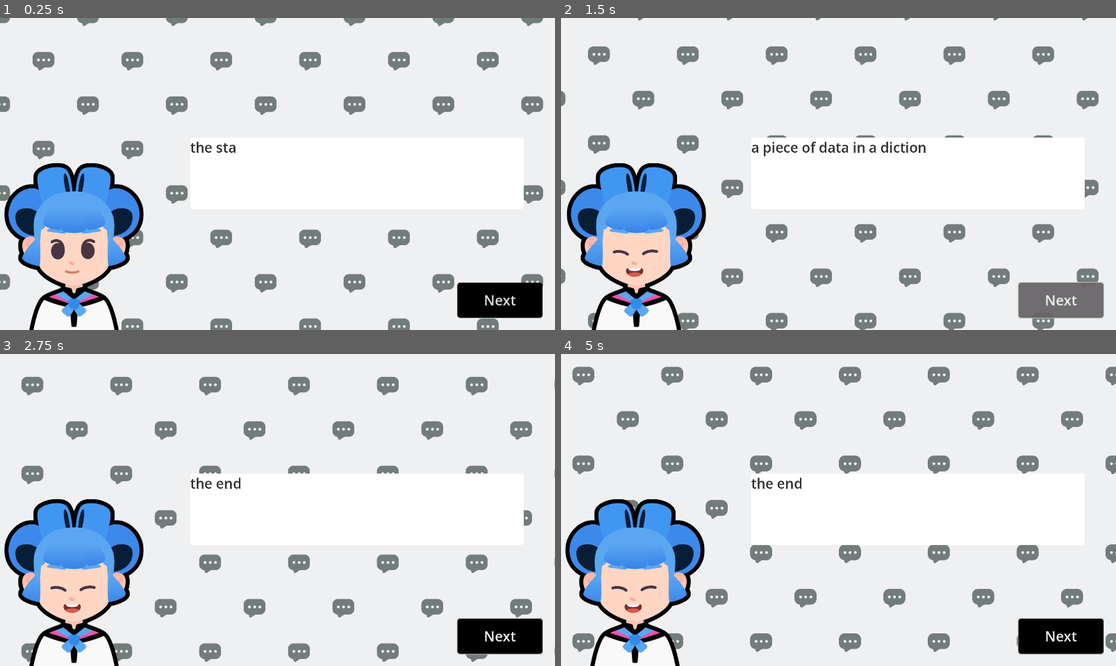
Above: before the commit, frames 1-4 (two rows, left to right).
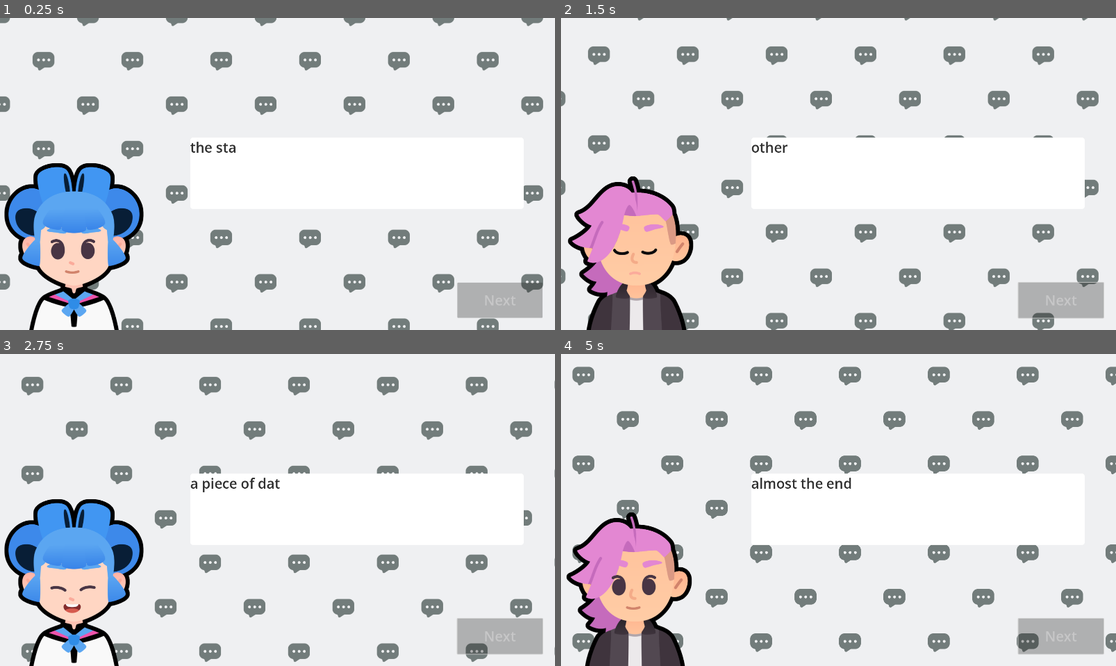
Above: after the commit, the same moments.

Repository: chimoochi/M7-Telling-a-Story
Game: Godot game, scene res://lessons/dialogue.tscn
Two runs of this game, one before a commit and one after it. Both use one fixed random seed, a clock stepped at 60 frames per second and the inputs below. Sound files missing from this copy of the repository are replaced by a short silence.
Inputs (mouse positions are in pixels of both pictures, inside the frame that each line leads up to):
- Up to frame 1 (0.25 s): no input
- Up to frame 2 (1.5 s): click (1060, 298) at 0.5 s, where only the run before the commit has a clickable "Next"; click "Next" at 1.25 s
- Up to frame 3 (2.75 s): tap Enter at 2 s; move the mouse to (399, 494) at 2.02 s; hold D (move_right) from 2.03 s (still down); tap Z at 2.1 s; click (399, 494) at 2.17 s; tap Space at 2.27 s
- Up to frame 4 (5 s): move the mouse to (727, 525) at 2.77 s; release D (move_right) at 2.78 s; hold S (move_down) 2.78-3.53 s; tap Z at 2.85, 3.6, 4.35 s; tap Space at 3.02, 4.52 s; move the mouse to (894, 441) at 3.52 s; hold D (move_right) 3.53-4.28 s; move the mouse to (810, 572) at 4.27 s; hold W (move_up) from 4.28 s (still down); click (810, 572) at 4.42 s

The runs differ from the first frame. In frame 1, 1.7% of the frame differs, in the area x 82-98%, y 84-97%; in frame 2, 12%, in the area x 1-98%, y 39-100%; in frame 3, 2.0%; in frame 4, 12%.
Error before the commit: Invalid access of index '5' on a base object of type: 'Array[Dictionary]'. (res://lessons/dialogue.gd:61)

Commit message:
M07L13 finished

Diff:
--- a/M07.telling_a_story_workbook/lessons/dialogue.gd
+++ b/M07.telling_a_story_workbook/lessons/dialogue.gd
@@ -72,6 +72,10 @@
 	var sound_start_position := randf() * sound_max_offset
 	audio_stream_player.play(sound_start_position)
 	tween.finished.connect(audio_stream_player.stop)
+	next_button.disabled = true
+	tween.finished.connect(func() -> void:
+		next_button.disabled = false
+	)
 	pass
 
 func advance():
